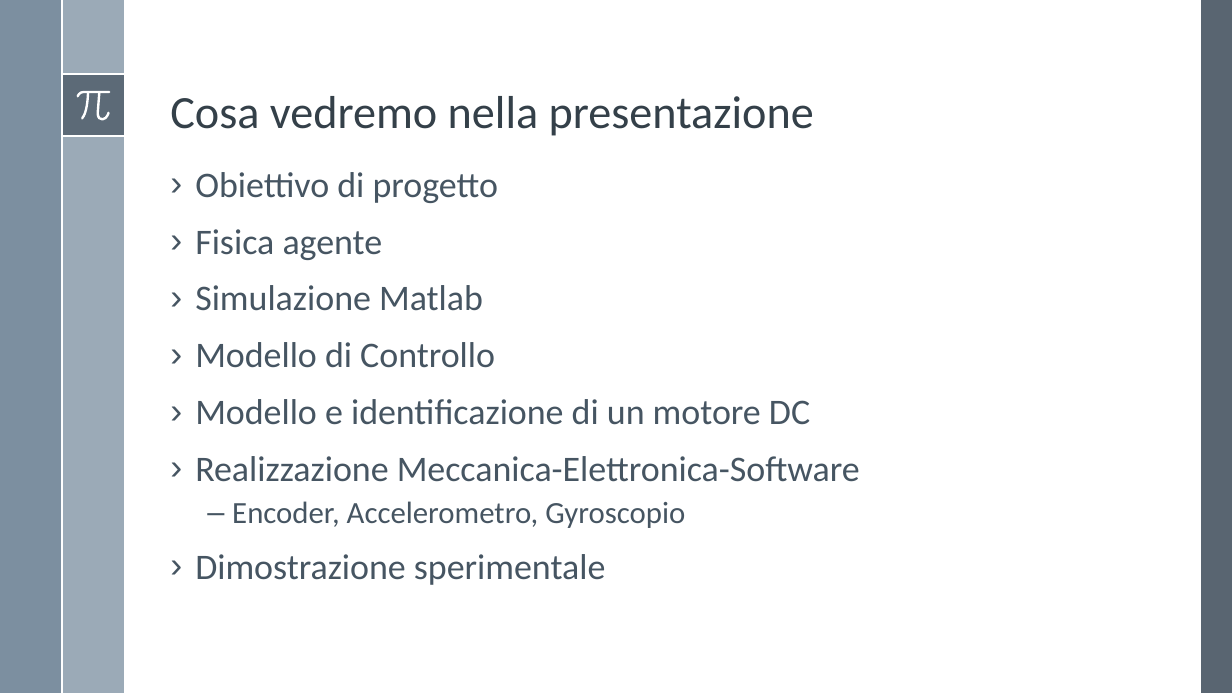
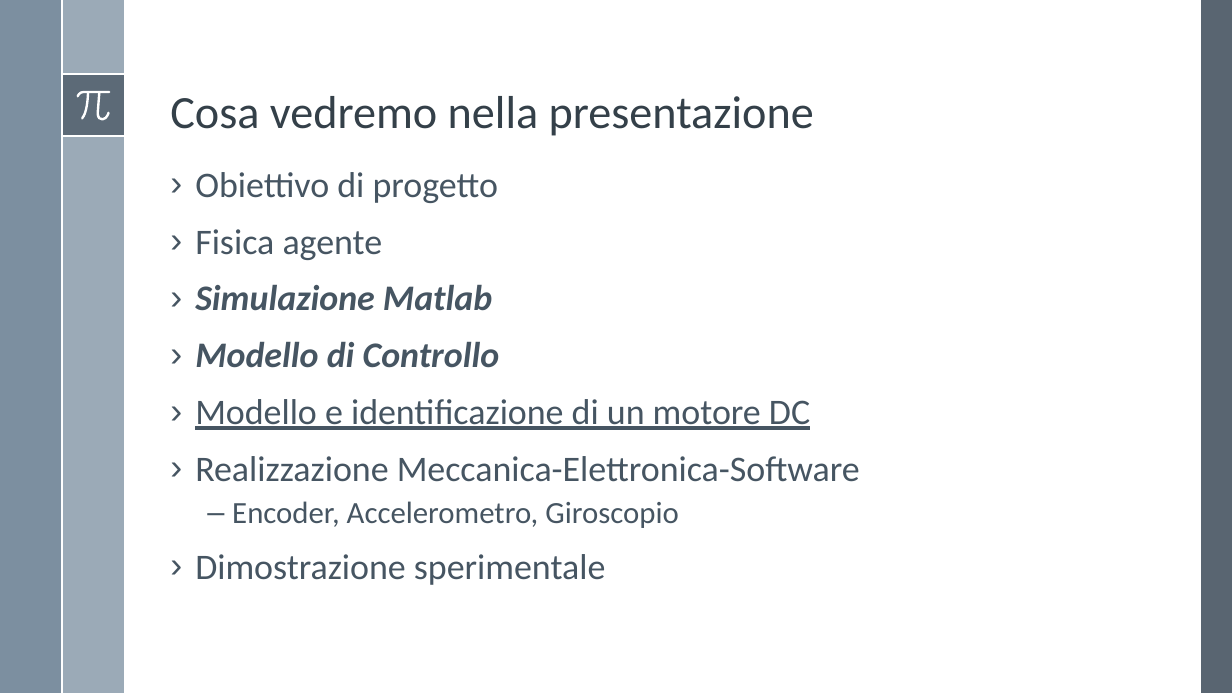
Before and after one commit to Alfystar/mv-Project, a slide deck: slide 2 of 00_Relazione/Meccanica Delle Vibrazioni presentazione.pptx. Drawn at 1232x693 pixels with LibreOffice and Linux fonts; fonts in the diff are those of the drawing. Boxes give left, top, right and bottom in pixels: in the first picture for what was removed or moved away, otherwise in the second. Text is boxed around its words. In the diff, an @@ line names an element or a change of style, - is before the commit and + after.

Commit message:
Aggiunta analisi modello motore

```diff
--- a/00_Relazione/Meccanica Delle Vibrazioni presentazione.pptx
+++ b/00_Relazione/Meccanica Delle Vibrazioni presentazione.pptx
@@ text at (195,284,810,430): bold on, italic on in "Simulazione Matlab", "Modello di Controllo"; underline on in "Modello e identificazione di un motore DC" @@
@@ text at (232,501,679,528): text changed @@
-  – Encoder, Accelerometro, Gyroscopio
+  – Encoder, Accelerometro, Giroscopio
```
Also in this commit, not shown: 1 other slide changed, 14 other files.
